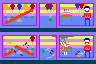
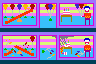
Two versions of the same layered image (96 x 64). Layer-by-layer changes:
painted on "Background" over [3, 48, 93, 60]
painted on "wall" over [3, 16, 93, 60]
